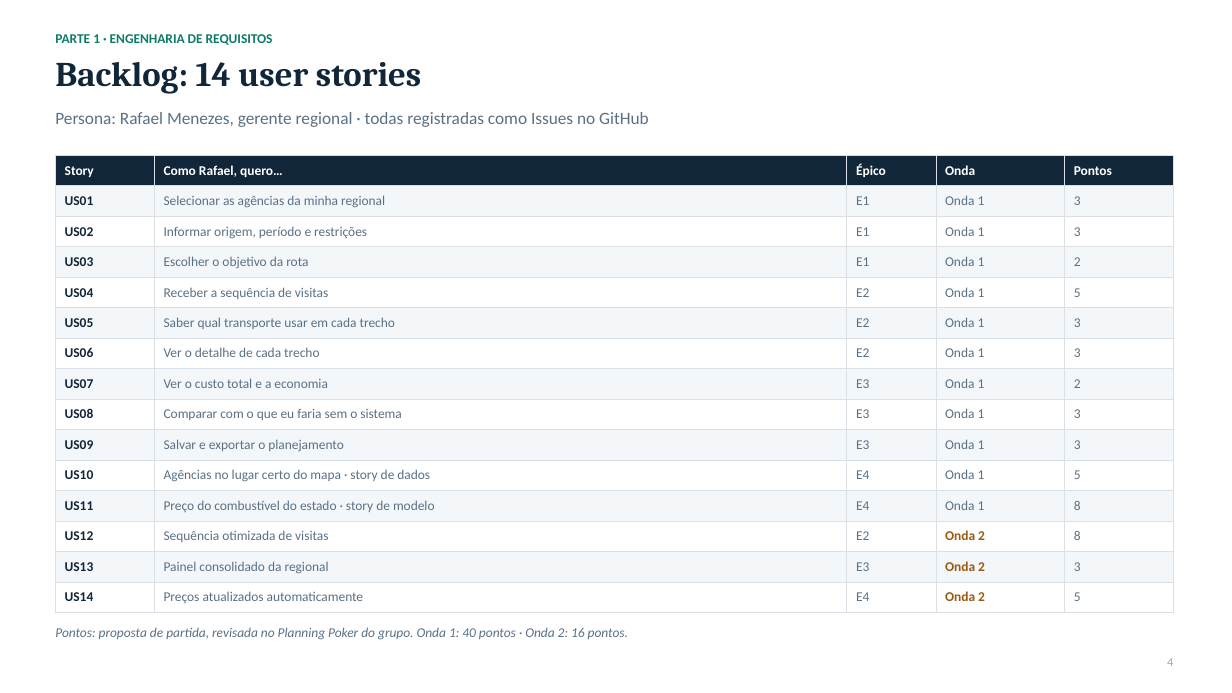
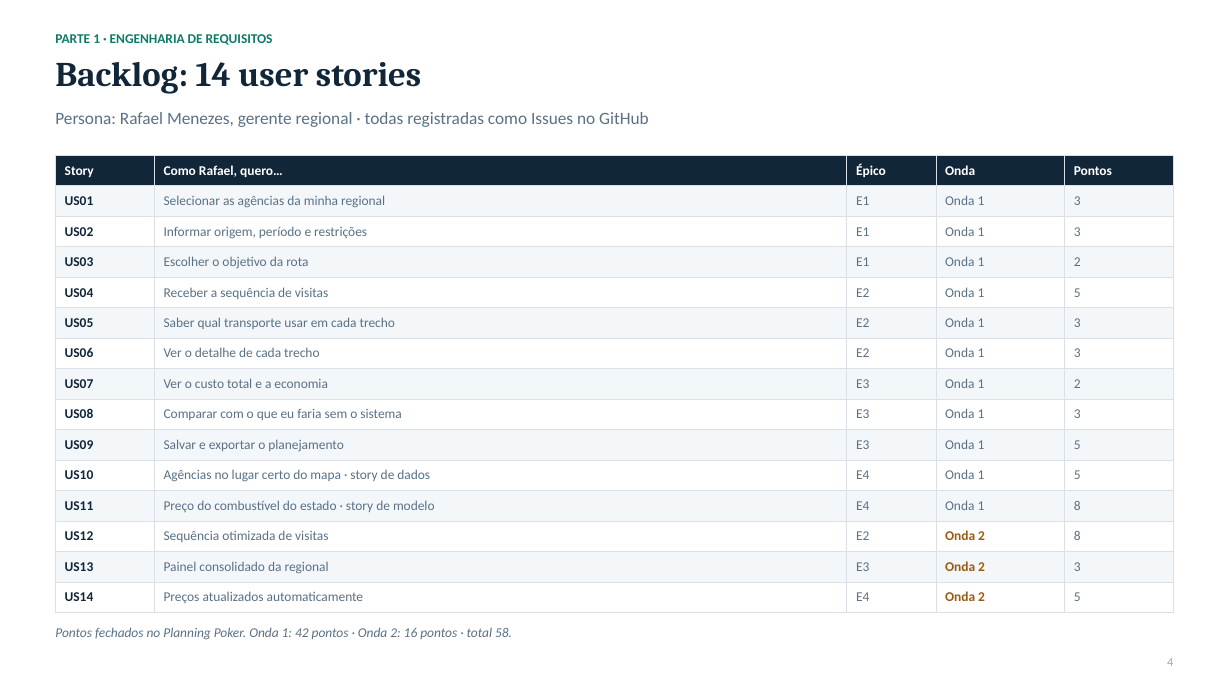
Before and after one commit to davi-cassiano/Projeto-Varela, a slide deck: slide 4 of docs/apresentacao-checkpoint-4-6.pptx. Drawn at 1232x693 pixels with LibreOffice and Linux fonts; fonts in the diff are those of the drawing. Boxes give left, top, right and bottom in pixels: in the first picture for what was removed or moved away, otherwise in the second. Text is boxed around its words. In the diff, an @@ line names an element or a change of style, - is before the commit and + after.

```diff
--- a/docs/apresentacao-checkpoint-4-6.pptx
+++ b/docs/apresentacao-checkpoint-4-6.pptx
@@ table at bbox=[55, 155, 1174, 607] @@
-row 10, column 5: 3
+row 10, column 5: 5
@@ text at bbox=[55, 627, 512, 640]: text changed @@
-Pontos: proposta de partida, revisada no Planning Poker do grupo. Onda 1: 40 pontos · Onda 2: 16 pontos.
+Pontos fechados no Planning Poker. Onda 1: 42 pontos · Onda 2: 16 pontos · total 58.
```
Also in this commit, not shown: 1 other slide changed, 2 other files.
